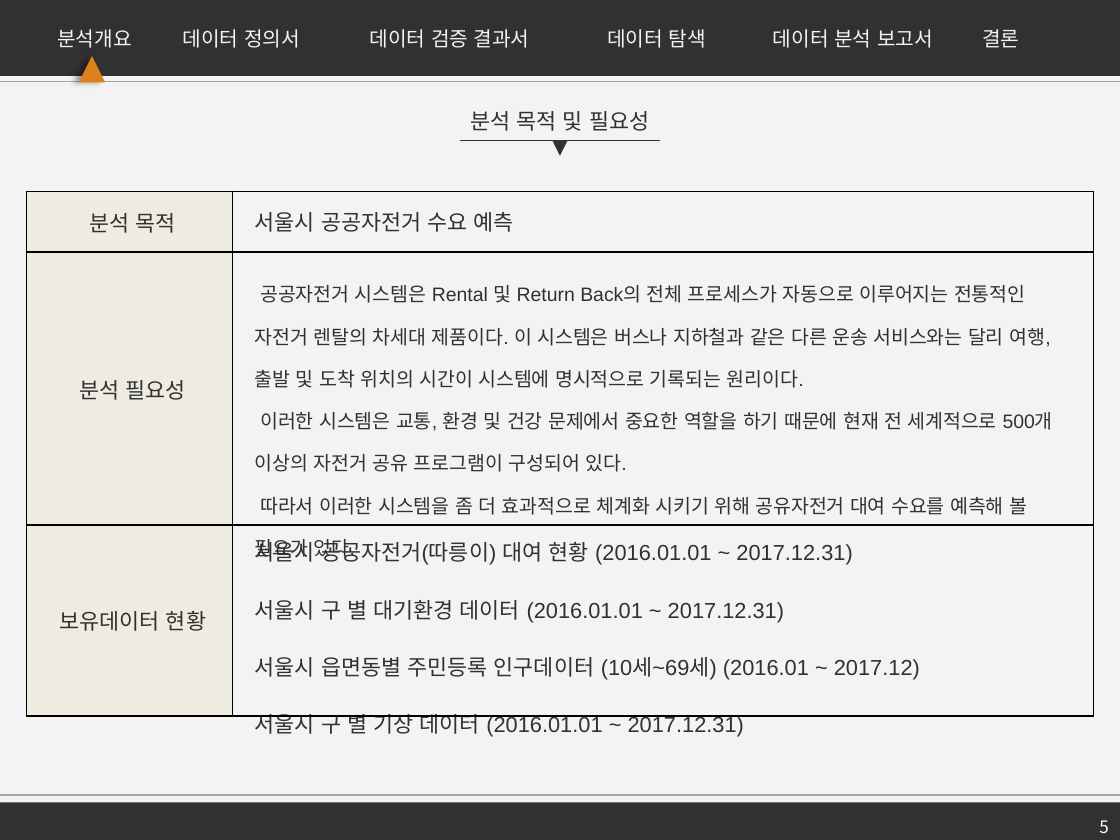
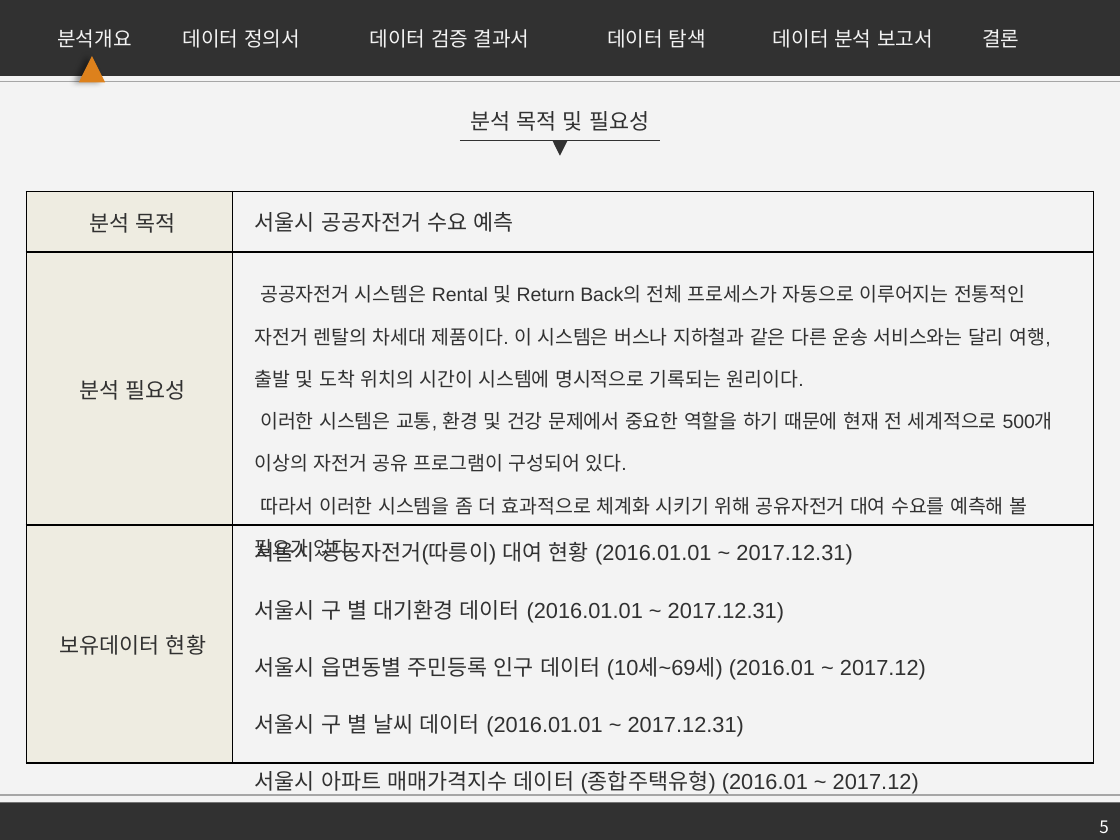
Before and after one commit to firstock/proj_sponge_bicycle, a slide deck: slide 5 of 서울시 공유자전거 수요 예측.pptx. Drawn at 1120x840 pixels with LibreOffice and Linux fonts; fonts in the diff are those of the drawing. Boxes give left, top, right and bottom in pixels: in the first picture for what was removed or moved away, otherwise in the second. Text is boxed around its words. In the diff, an @@ line names an element or a change of style, - is before the commit and + after.

```diff
--- a/서울시 공유자전거 수요 예측.pptx
+++ b/서울시 공유자전거 수요 예측.pptx
@@ table at (x1=26, y1=192, x2=1093, y2=799) @@
-row 3, column 2: 서울시 공공자전거(따릉이) 대여 현황 (2016.01.01 ~ 2017.12.31) / 서울시 구 별 대기환경 데이터 (2016.01.01 ~ 2017.12.31) / 서울시 읍면동별 주민등록 인구데이터 (10세~69세) (2016.01 ~ 2017.12) / 서울시 구 별 기상 데이터 (2016.01.01 ~ 2017.12.31)
+row 3, column 2: 서울시 공공자전거(따릉이) 대여 현황 (2016.01.01 ~ 2017.12.31) / 서울시 구 별 대기환경 데이터 (2016.01.01 ~ 2017.12.31) / 서울시 읍면동별 주민등록 인구 데이터 (10세~69세) (2016.01 ~ 2017.12) / 서울시 구 별 날씨 데이터 (2016.01.01 ~ 2017.12.31) / 서울시 아파트 매매가격지수 데이터 (종합주택유형) (2016.01 ~ 2017.12)
```
Also in this commit, not shown: 10 other slides changed, 2 slides added.
